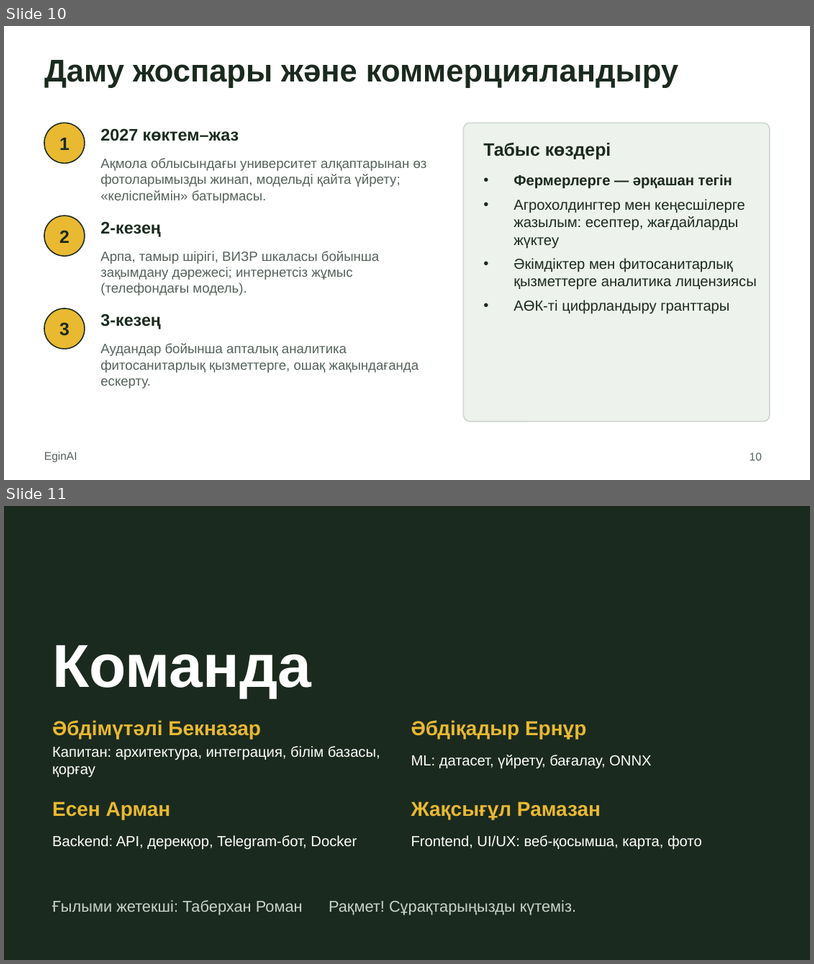
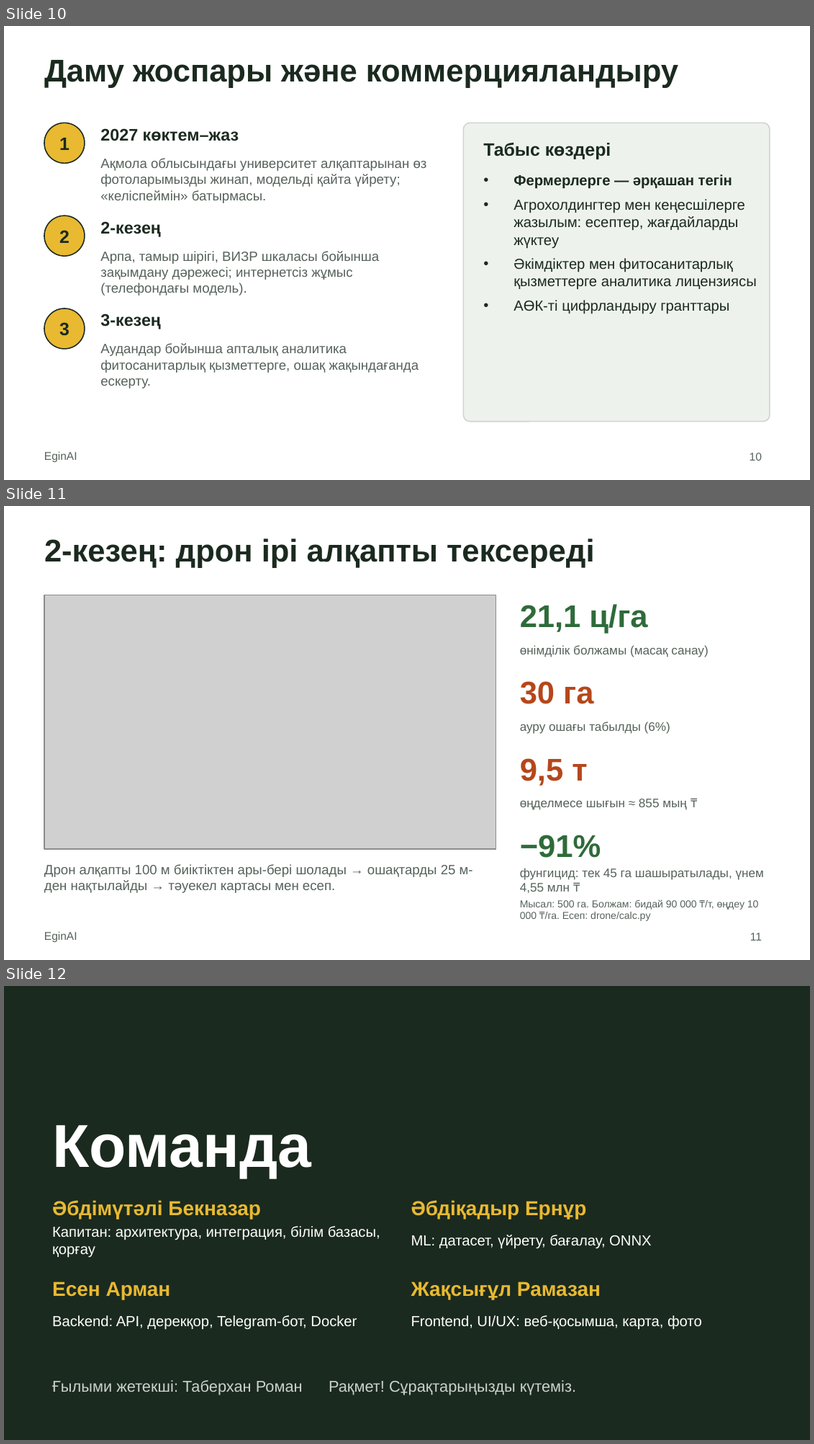
Before and after one commit to raissov01/eginai, a slide deck: materials/EginAI_Prezentatsia.pptx. Shown one above the other, each under a label of ours: slides 10 and 11 before the commit, slides 10, 11 and 12 after it. The pictures are 814x964 and 814x1444 pixels, drawn with LibreOffice and Linux fonts; fonts in the diff are those of the drawing; grey boxes stand for pictures. Boxes give left, top, right and bottom in pixels: in the first picture for what was removed or moved away, otherwise in the second. Text is boxed around its words. In the diff, an @@ line names an element or a change of style, - is before the commit and + after.

Commit message:
Materials: Figma deck PDF, pitch script, drone section; repo link

```diff
--- a/materials/EginAI_Prezentatsia.pptx
+++ b/materials/EginAI_Prezentatsia.pptx
@@ slide 11 added at (4, 506, 810, 960), background #FFFFFF; not listed: 1 template element that a slide beside it also shows @@
@@ title added at (44, 538, 595, 568), 28 pt, text #1B2A1F, bold @@
+2-кезең: дрон ірі алқапты тексереді
@@ picture added at (44, 595, 496, 849) @@
@@ text added at (520, 604, 648, 633), 28 pt, text #2F6B3A, bold @@
+21,1 ц/га
@@ text added at (520, 645, 708, 657), 11 pt, text #55625A @@
+өнімділік болжамы (масақ санау)
@@ text added at (520, 681, 594, 704), 28 pt, text #B5471B, bold @@
+30 га
@@ text added at (520, 721, 671, 734), 11 pt, text #55625A @@
+ауру ошағы табылды (6%)
@@ text added at (520, 758, 587, 785), 28 pt, text #B5471B, bold @@
+9,5 т
@@ text added at (520, 798, 687, 810), 11 pt, text #55625A @@
+өңделмесе шығын ≈ 855 мың ₸
@@ text added at (520, 834, 602, 857), 28 pt, text #2F6B3A, bold @@
+−91%
@@ text added at (44, 864, 473, 893), 12 pt, text #55625A @@
+Дрон алқапты 100 м биіктіктен ары-бері шолады → ошақтарды 25 м-ден нақтылайды → тәуекел картасы мен есеп.
@@ text added at (520, 867, 764, 893), 11 pt, text #55625A @@
+фунгицид: тек 45 га шашыратылады, үнем 4,55 млн ₸
@@ text added at (520, 899, 759, 921), 9 pt, text #55625A @@
+Мысал: 500 га. Болжам: бидай 90 000 ₸/т, өңдеу 10 000 ₸/га. Есеп: drone/calc.py
@@ page number added at (751, 932, 762, 940), 10 pt, text #55625A @@
+11
@@ what was slide 11 is now slide 12 @@
```
Also in this commit, not shown: 1 slide changed, 9 other files.
